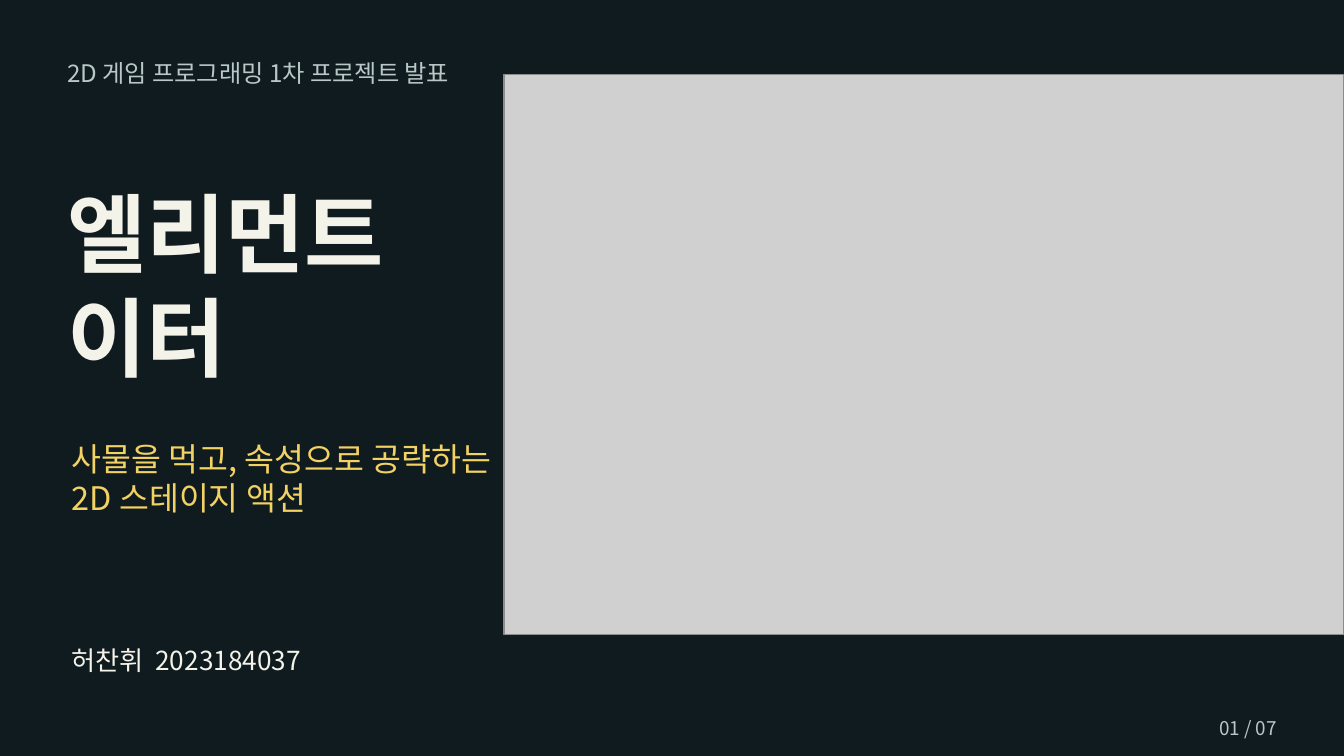
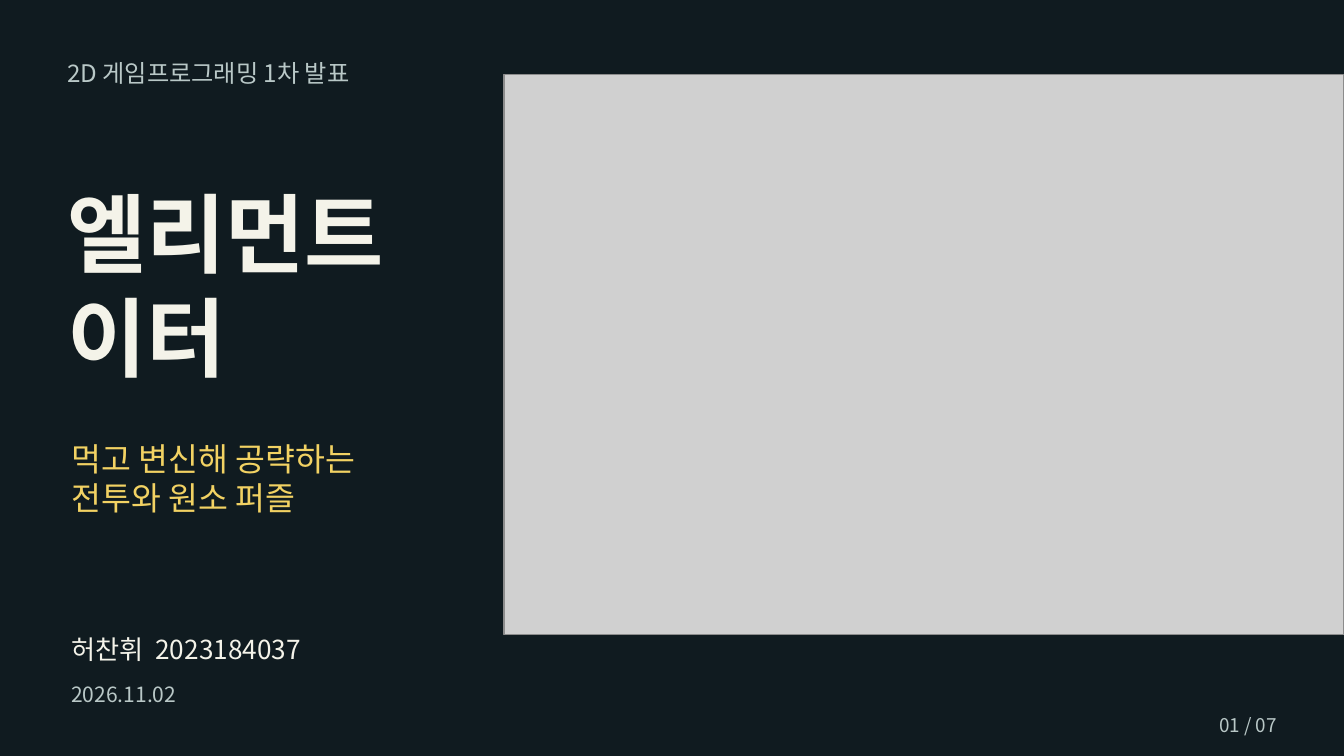
Before and after one commit to chanwhee0330/element-eater, a slide deck: slide 1 of outputs/엘리먼트_이터_1차발표_허찬휘.pptx. Drawn at 1344x756 pixels with LibreOffice and Linux fonts; fonts in the diff are those of the drawing; grey boxes stand for pictures. Boxes give left, top, right and bottom in pixels: in the first picture for what was removed or moved away, otherwise in the second. Text is boxed around its words. In the diff, an @@ line names an element or a change of style, - is before the commit and + after.

```diff
--- a/outputs/엘리먼트_이터_1차발표_허찬휘.pptx
+++ b/outputs/엘리먼트_이터_1차발표_허찬휘.pptx
@@ text at (67,62,350,84): text changed @@
-2D 게임 프로그래밍 1차 프로젝트 발표
+2D 게임프로그래밍 1차 발표
@@ text at (71,444,356,513): text changed @@
-사물을 먹고, 속성으로 공략하는
-2D 스테이지 액션
+먹고 변신해 공략하는
+전투와 원소 퍼즐
@@ text "허찬휘 2023184037": place and size @@
-text "허찬휘 2023184037" at (71,648,300,672)
+text "허찬휘 2023184037" at (71,637,300,661)
@@ text added at (71,686,176,702), 15 pt, text #B9C8C7 @@
+2026.11.02
```
Also in this commit, not shown: 6 slides added, 6 slides removed, 1 other file.
